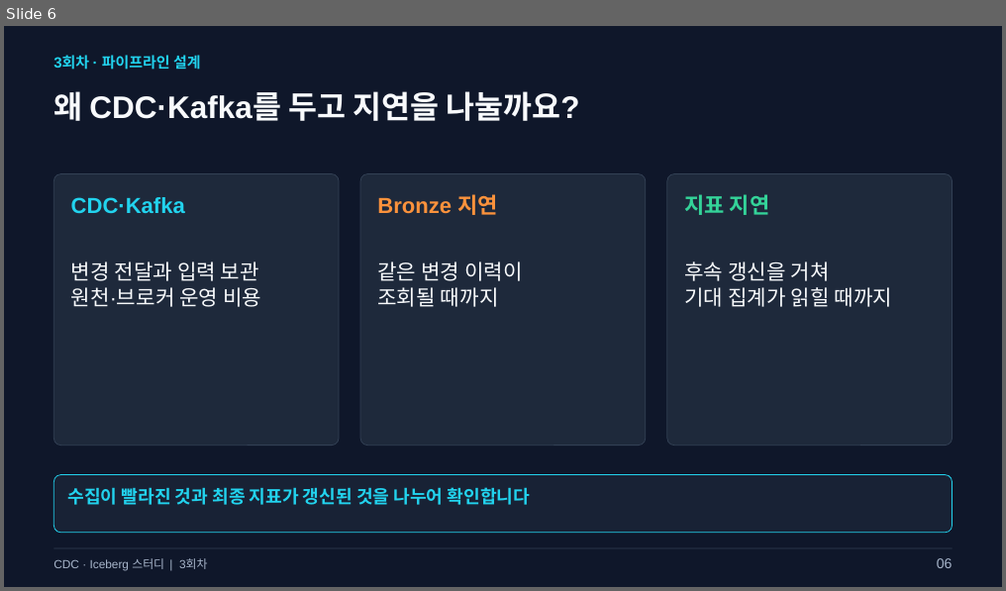
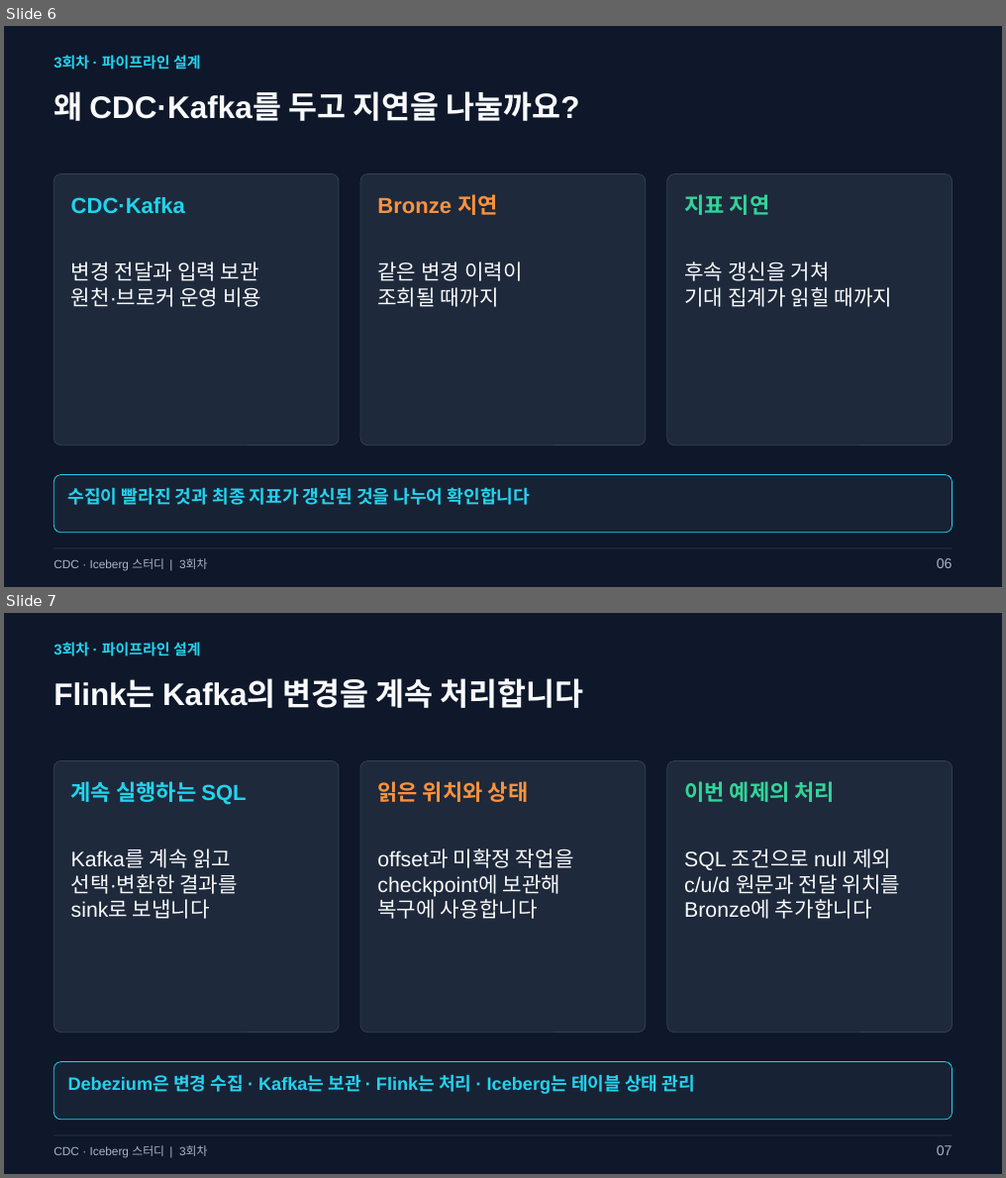
Before and after one commit to kim-dabin/cdc-lakehouse-study, a slide deck: labs/session03/slides/03-session03.pptx. Shown one above the other, each under a label of ours: slide 6 before the commit, slides 6 and 7 after it. The pictures are 1006x591 and 1006x1178 pixels, drawn with LibreOffice and Linux fonts; fonts in the diff are those of the drawing. Boxes give left, top, right and bottom in pixels: in the first picture for what was removed or moved away, otherwise in the second. Text is boxed around its words. In the diff, an @@ line names an element or a change of style, - is before the commit and + after.

```diff
--- a/labs/session03/slides/03-session03.pptx
+++ b/labs/session03/slides/03-session03.pptx
@@ slide 7 added at (4,613,1002,1174), background #0F172A @@
@@ text added at (54,642,201,657), 14.2 pt, text #22D3EE, bold @@
+3회차 · 파이프라인 설계
@@ text added at (54,678,584,708), 30 pt, text #F8FAFC, bold @@
+Flink는 Kafka의 변경을 계속 처리합니다
@@ rounded rectangle added at (54,761,340,1032), fill #1E293B, outline #334155 0.75 pt @@
@@ text added at (71,781,246,805), 21 pt, text #22D3EE, bold @@
+계속 실행하는 SQL
@@ rounded rectangle added at (360,761,646,1032), fill #1E293B, outline #334155 0.75 pt @@
@@ text added at (377,781,529,802), 21 pt, text #FB923C, bold @@
+읽은 위치와 상태
@@ rounded rectangle added at (667,761,952,1032), fill #1E293B, outline #334155 0.75 pt @@
@@ text added at (684,781,836,802), 21 pt, text #34D399, bold @@
+이번 예제의 처리
@@ text added at (71,849,238,919), 20.2 pt, text #F8FAFC @@
+Kafka를 계속 읽고
+선택·변환한 결과를
+sink로 보냅니다
@@ text added at (377,849,574,919), 20.2 pt, text #F8FAFC @@
+offset과 미확정 작업을
+checkpoint에 보관해
+복구에 사용합니다
@@ text added at (684,849,901,919), 20.2 pt, text #F8FAFC @@
+SQL 조건으로 null 제외
+c/u/d 원문과 전달 위치를
+Bronze에 추가합니다
@@ rounded rectangle added at (54,1062,952,1120), fill #182235, outline #22D3EE 0.75 pt @@
@@ text added at (68,1074,695,1094), 17.2 pt, text #22D3EE, bold @@
+Debezium은 변경 수집 · Kafka는 보관 · Flink는 처리 · Iceberg는 테이블 상태 관리
@@ text added at (54,1146,207,1158), 11.2 pt, text #A7B5CA @@
+CDC · Iceberg 스터디 | 3회차
@@ rectangle added at (54,1136,952,1137), fill #334155 @@
@@ text added at (937,1146,952,1156), 13.5 pt, text #A7B5CA @@
+07
```
Also in this commit, not shown: 3 slides changed, 1 slide removed, 7 other files.
